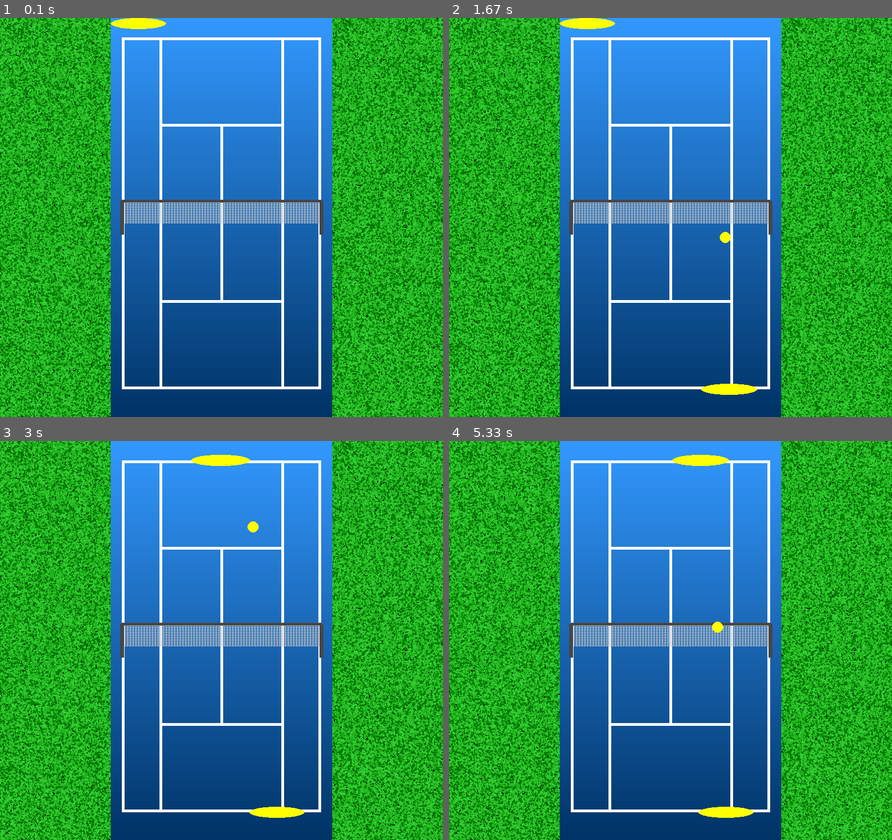
Above: before the commit, frames 1-4 (two rows, left to right).
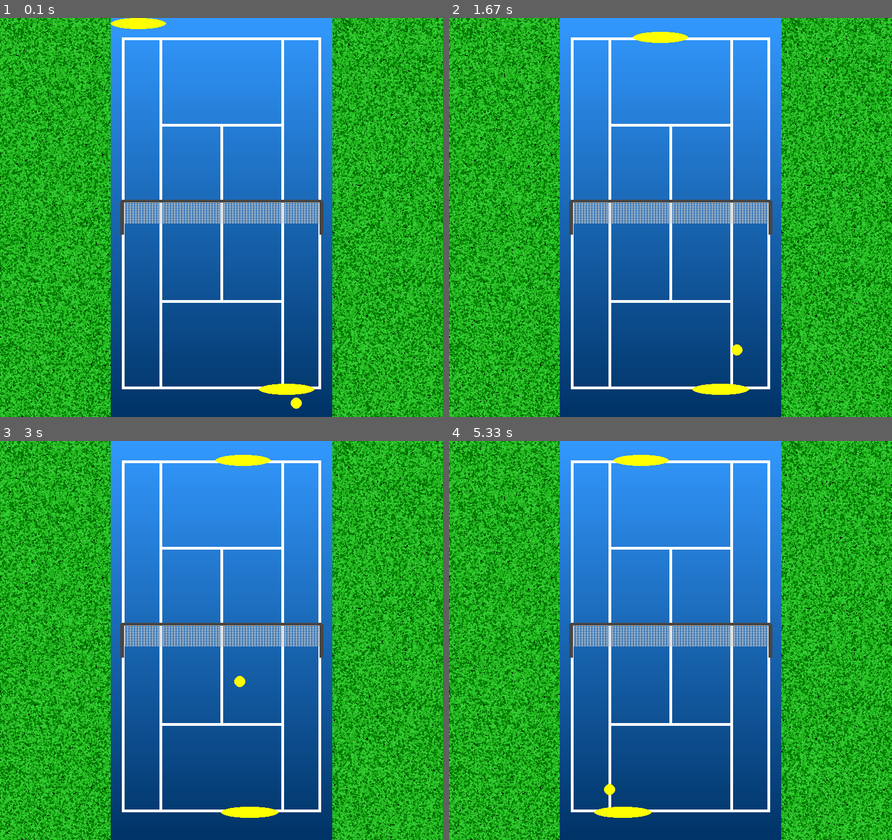
Above: after the commit, the same moments.

Repository: aditya-data/Pygame-Tennis-2D
Game: pygame game, started from game2.py
Same seed, same stepped clock (60 frames per second), same inputs: the game is played once before the commit and once after it.
Inputs:
- Up to frame 1 (0.1 s): no input
- Up to frame 2 (1.67 s): no input
- Up to frame 3 (3 s): no input
- Up to frame 4 (5.33 s): no input

The runs differ from the first frame. In frame 1, 0.3% of the frame differs, in the area x 58-71%, y 91-98%; in frame 2, 0.8%; in frame 3, 0.7%; in frame 4, 1.2%, in the area x 32-69%, y 3-95%.

Commit message:
Newer changes

Diff:
--- a/game2.py
+++ b/game2.py
@@ -49,10 +49,13 @@
     def run(self):
         while True:
             # Event handling
+            keys = pygame.key.get_pressed() #capturing key presses
             for event in pygame.event.get():
                 if event.type == pygame.QUIT:
                     pygame.quit()
                     sys.exit()
+
+
             self.court.court.blit(self.court.court_surface, (0, 0))
             self.PlayerA.render()
             self.PlayerB.render()
@@ -65,39 +68,37 @@
                 if self.server == self.PlayerA:
                     if self.PlayerA.side == "left":
                         self.Ball.reset_pos(30, 620)
-                        self.Ball.vel = [3, 18]
+                        self.Ball.vel = [3, 15]
                     elif self.PlayerA.side == "right":
                         self.Ball.reset_pos(350, 620)
-                        self.Ball.vel = [-3, 18]
+                        self.Ball.vel = [-3, 15]
                 else:
                     if self.PlayerB.side == "left":
                         self.Ball.reset_pos(360, 50)
-                        self.Ball.vel = [-5, -18]
+                        self.Ball.vel = [-5, -15]
                     elif self.PlayerB.side == "right":
                         self.Ball.reset_pos(25, 50)
-                        self.Ball.vel = [5, -18]
+                        self.Ball.vel = [5, -15]
                 self.Ball.move()
                 self.game_state = "play"
             elif self.game_state == "play":
                 #### game play logic
                 self.Ball.move()
+
                 if self.Ball.boundary_collision() == "continue":
                     if self.Ball.pos[1] > 352.5:
+                        # self.PlayerA.move_towards_ball(self.Ball)
+                        # self.PlayerB.move_towards_centre()
                         self.PlayerA.move_towards_ball(self.Ball)
-                        # self.PlayerB.move_towards_centre()
                         if self.Ball.pos[1] > 640:
-                            self.PlayerA.check_ball_collision(self.Ball)
-                            # print("Position of Player A ", self.PlayerA.rect)
-                            # print("Position of Ball ", self.Ball.rect)
-                            # print("Position of Player B ", self.PlayerB.rect)
+                            self.PlayerA.check_ball_collision(self.Ball, self.PlayerB)
 
                     else: #Ball.pos[1] < 352.5:
                         self.PlayerB.move_towards_ball(self.Ball)
-                        # self.PlayerA.move_towards_centre()
-                        if self.Ball.pos[1] < 35:
-                            self.PlayerB.check_ball_collision(self.Ball)
+                        if self.Ball.pos[1] < 40:
+                            self.PlayerB.check_ball_collision(self.Ball, self.PlayerA)
                 else:
-                    print("Yeh ")
+                    # print("Yeh ")
                     self.PlayerA.switch_side()
                     self.PlayerB.switch_side()
                     self.PlayerA.default_reset()
@@ -110,10 +111,10 @@
                 # declare winner and scoreboard highlight
                 pass
 
-
+            # print(self.Ball.rect)
             self.screen.blit(self.court.court, (200, 0))
             pygame.display.flip()
-            self.clock.tick(10)
+            self.clock.tick(60)
 
     def update(self):
         pass
--- a/scripts/entities.py
+++ b/scripts/entities.py
@@ -14,6 +14,7 @@
         self.bounce_count = 0 #initialize it with 0
         self.surface = surface # default surface court
         self.rect = pygame.Rect(self.pos[0]-self.radius, self.pos[1]- self.radius, self.radius*2, self.radius*2)
+        self.last_hit_time = 0  # Initialize the cooldown timer
         self.render() #visualising on the surface
 
     def render(self):
@@ -76,11 +77,10 @@
         else:
             self.side = "left"
 
-    def move_towards_centre(self):
-        target_x = 200
+    def move_towards(self, dx):
         # target_y = 670 if self.mode == "player" else 35
 
-        dx = target_x - self.pos[0]
+        dx = self.pos[0] + dx
         # dy = target_y - self.pos[1]
 
         self.velocity = [dx/20, 0]
@@ -114,26 +114,45 @@
         pygame.draw.ellipse(surface=self.surface, color=YELLOW, rect=self.rect)
 
 
-    def check_ball_collision(self, ball):
-        if self.rect.colliderect(ball):
-            # Reverse the vertical direction (bounce back)
-            ball.vel[1] *= -1
+    def check_ball_collision(self, ball, opponent):
+        # Predict ball's next position based on its velocity
+        current_time = pygame.time.get_ticks()
+        next_ball_x = ball.pos[0] + ball.vel[0]
+        next_ball_y = ball.pos[1] + ball.vel[1]
 
-            # Randomize horizontal velocity
-            horizontal_randomness = random.uniform(2.5, 3.5)  # Adjust speed variation range
+        # Create a line representing the ball's movement (path) linear interpolation
+        ball_path = pygame.Rect(
+            min(ball.pos[0], next_ball_x),  # Left edge of the path
+            min(ball.pos[1], next_ball_y),  # Top edge of the path
+            abs(ball.vel[0]) + 20,  # Width of the path
+            abs(ball.vel[1]) + 20  # Height of the path
+        )
 
-            # Avoid hitting out of bounds
-            if ball.pos[0] >= 310:  # Ball near right boundary
-                ball.vel[0] = -horizontal_randomness  # Push left
-            elif ball.pos[0] <= 90:  # Ball near left boundary
-                ball.vel[0] = horizontal_randomness  # Push right
+        # Check if the player's rectangle intersects with the ball's path
+        if self.rect.colliderect(ball_path) and current_time - ball.last_hit_time > 100:
+            ball.last_hit_time = current_time  # Update the hit time (its the cooldown mechanism)
+            ball.vel[1] *= -random.uniform(0.8, 1.1)  # Reverse Y-velocity
+
+            # Boundary avoidance logic
+            court_width = 400  # Example court width
+            safe_zone_margin = 90  # Margin to avoid the boundary
+            horizontal_randomness = random.uniform(1, 5)  # Randomize horizontal speed
+
+            if ball.pos[0] >= court_width - safe_zone_margin:  # Near right boundary
+                ball.vel[0] = -horizontal_randomness  # Redirect left
+            elif ball.pos[0] <= safe_zone_margin:  # Near left boundary
+                ball.vel[0] = horizontal_randomness  # Redirect right
             else:
-                # Randomize direction when near the center
-                ball.vel[0] = horizontal_randomness * random.choice([-1, 1])
+                # Target weak area of the opponent
+                if opponent.pos[0] > court_width / 2:  # Opponent on the right side
+                    ball.vel[0] = -horizontal_randomness  # Aim left
+                else:  # Opponent on the left side
+                    ball.vel[0] = horizontal_randomness  # Aim right
 
-            # Optional: Add slight randomness to vertical velocity
-            ball.vel[1] *= random.uniform(0.9, 1.2)
+            if abs(ball.vel[0]) < 0.1 or abs(ball.vel[1]) < 0.1:
+                print("Ball velocity too low:", ball.vel)
 
-
-    def return_to_neutral(self):
-        pass
+            # Ensure ball velocity doesn't stagnate
+            min_speed = 1.5  # Minimum allowed speed
+            # ball.vel[0] = max(min_speed, abs(ball.vel[0])) * (1 if ball.vel[0] > 0 else -1)
+            ball.vel[1] = max(min_speed, abs(ball.vel[1])) * (1 if ball.vel[1] > 0 else -1)
